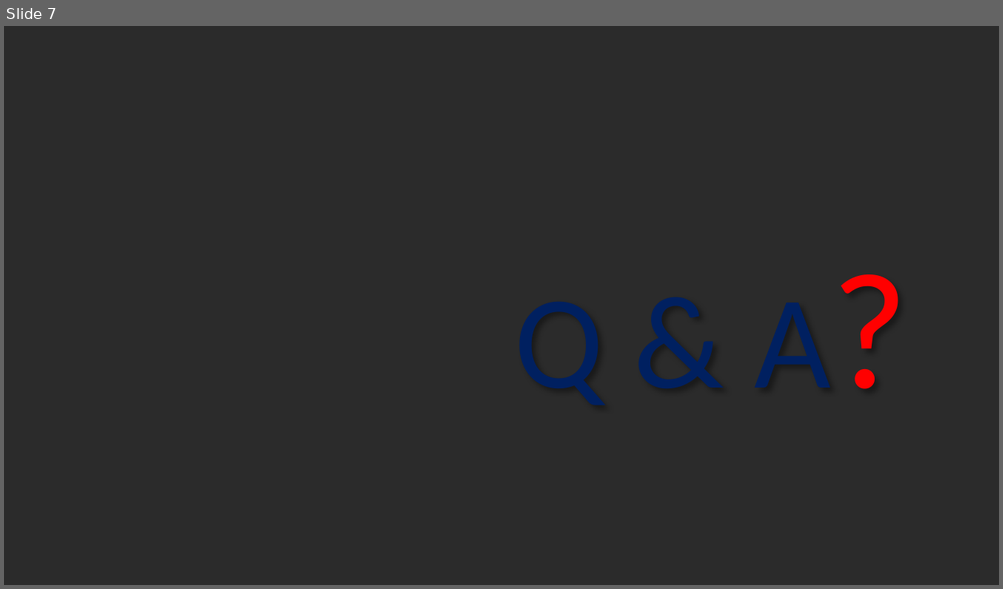
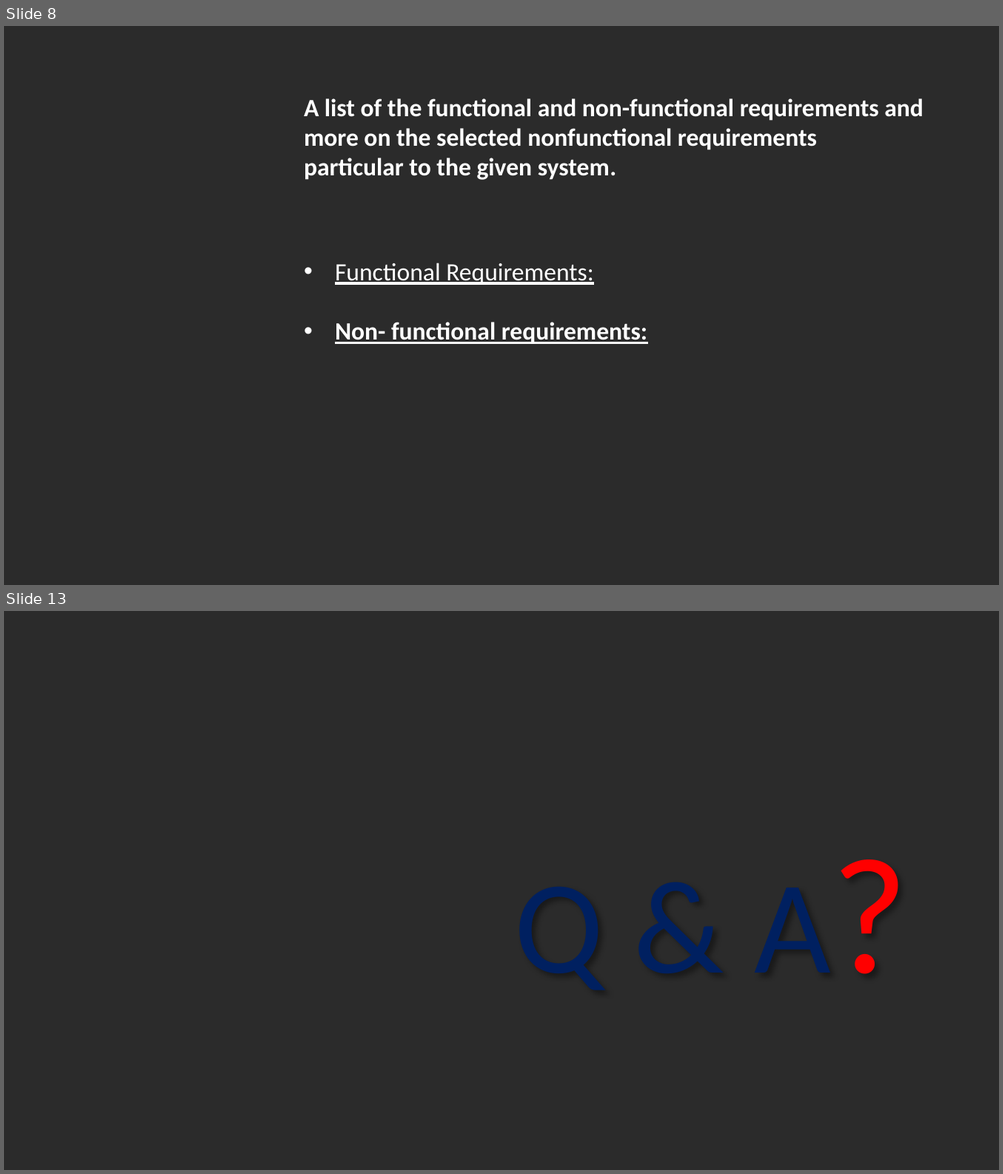
Before and after one commit to anoxtovo/docc, a slide deck: Doctor Channeling edited.pptx. Shown one above the other, each under a label of ours: slide 7 before the commit, slides 8 and 13 after it; the slides between them are not shown. The pictures are 1003x589 and 1003x1174 pixels, drawn with LibreOffice and Linux fonts; fonts in the diff are those of the drawing; background and template pictures are left out; a plain dark background stands for a picture behind light text. Boxes give left, top, right and bottom in pixels: in the first picture for what was removed or moved away, otherwise in the second. Text is boxed around its words. In the diff, an @@ line names an element or a change of style, - is before the commit and + after.

```diff
--- a/Doctor Channeling edited.pptx
+++ b/Doctor Channeling edited.pptx
@@ slide 8 added at <box>4,26,999,585</box>, background picture (left out) @@
@@ text added at <box>304,99,923,180</box>, 18 pt, text #FFFFFF, bold @@
+A list of the functional and non-functional requirements and
+more on the selected nonfunctional requirements
+particular to the given system.
@@ text added at <box>335,263,647,344</box>, 18 pt, text #FFFFFF, bold, underline @@
+• Functional Requirements:
+• Non- functional requirements:
@@ what was slide 7 is now slide 13 @@
```
Also in this commit, not shown: 1 slide changed, 7 other slides added, 2 slides removed, 4 other files.
